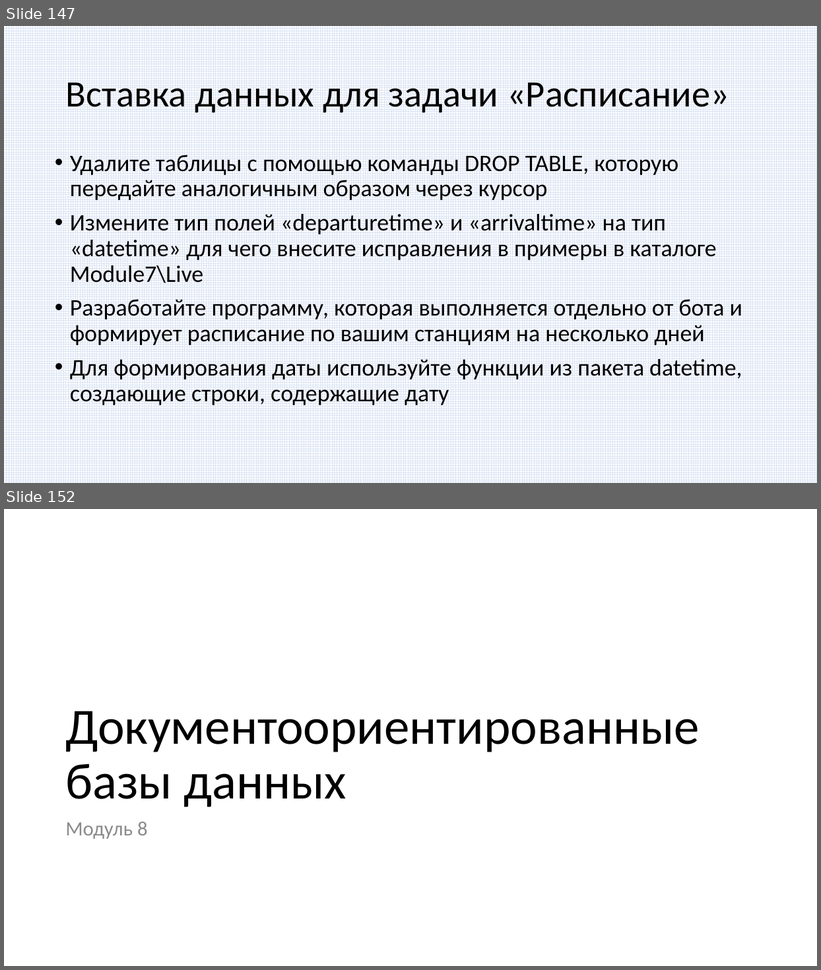
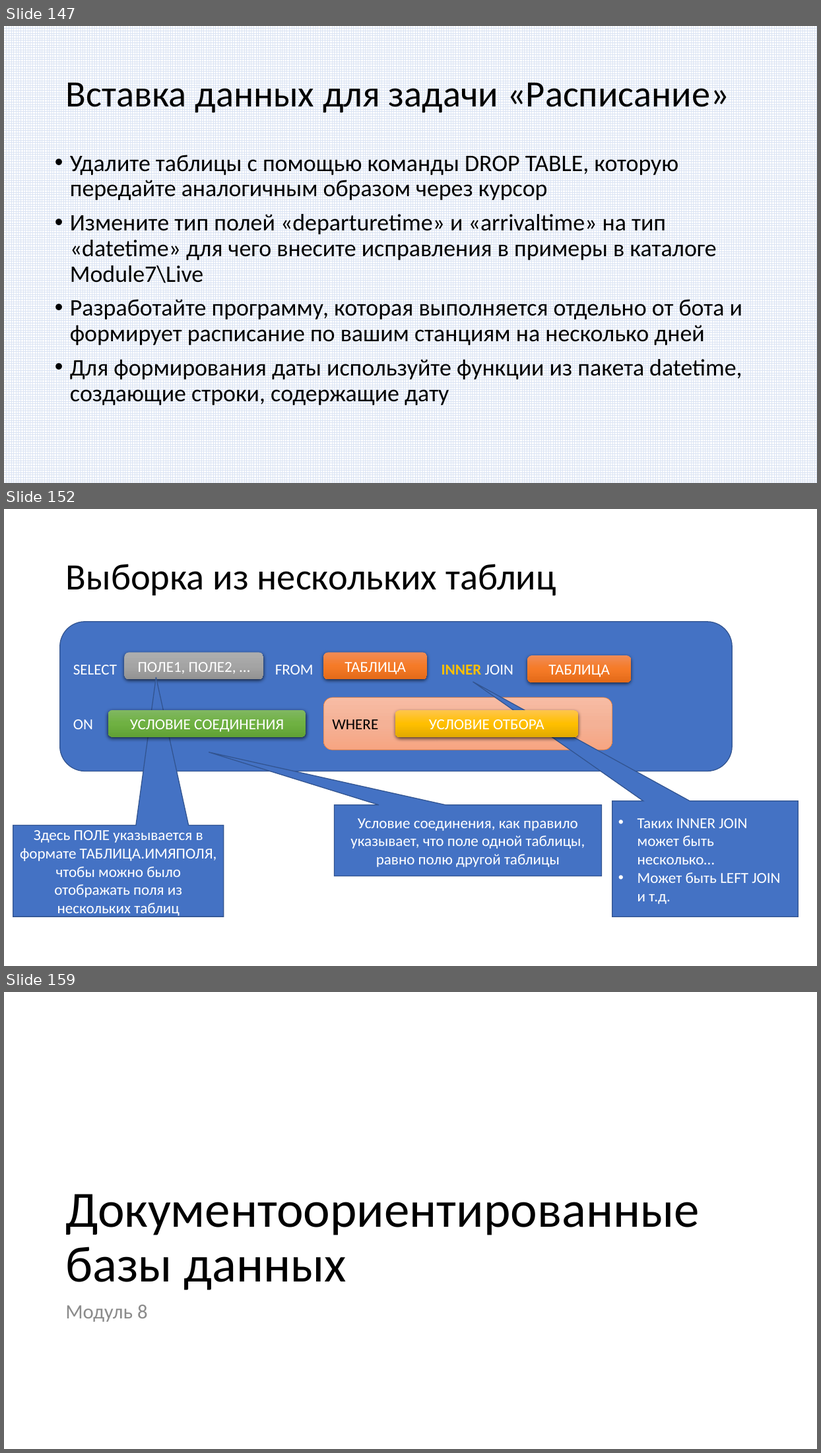
Before and after one commit to paveltsytovich/telegram-course, a slide deck: Presentation/Разработка ботов для телеграмм на Python.pptx. Shown one above the other, each under a label of ours: slides 147 and 152 before the commit, slides 147, 152 and 159 after it; the slides between them are not shown. The pictures are 821x970 and 821x1453 pixels, drawn with LibreOffice and Linux fonts; fonts in the diff are those of the drawing. Boxes give left, top, right and bottom in pixels: in the first picture for what was removed or moved away, otherwise in the second. Text is boxed around its words. In the diff, an @@ line names an element or a change of style, - is before the commit and + after.

```diff
--- a/Presentation/Разработка ботов для телеграмм на Python.pptx
+++ b/Presentation/Разработка ботов для телеграмм на Python.pptx
@@ slide 152 added at (4,509,817,966), background #FFFFFF @@
@@ title added at (66,564,556,596), 44 pt, text #000000 @@
+Выборка из нескольких таблиц
@@ rounded rectangle added at (60,622,733,771), fill #4472C4, outline #325491 1 pt, 18 pt, text #FFFFFF @@
+SELECT FROM INNER JOIN
+ON
@@ rounded rectangle added at (124,652,263,679), fill gradient #AFAFAF to #A5A5A5 to #939393, 18 pt, text #FFFFFF @@
+ПОЛЕ1, ПОЛЕ2, …
@@ rounded rectangle added at (323,652,427,679), fill gradient #F18C57 to #F67B28 to #E56C19, 18 pt, text #FFFFFF @@
+ТАБЛИЦА
@@ rounded rectangle added at (528,656,632,682), fill gradient #F18C57 to #F67B28 to #E56C19, 18 pt, text #FFFFFF @@
+ТАБЛИЦА
@@ rounded rectangle added at (323,698,612,750), fill gradient #F7BDA5 to #F5B196 to #F8A582, outline #ED7D31 0.5 pt, 18 pt, text #000000 @@
+WHERE
@@ rounded rectangle added at (108,710,306,737), fill gradient #81B861 to #6FB242 to #62A336, 18 pt, text #FFFFFF @@
+УСЛОВИЕ СОЕДИНЕНИЯ
@@ rounded rectangle added at (395,710,579,737), fill gradient #FFC64B to #FFC000 to #E3AB00, 18 pt, text #FFFFFF @@
+УСЛОВИЕ ОТБОРА
@@ speech box added at (335,805,602,877), fill #4472C4, outline #325491 1 pt, 18 pt, text #FFFFFF @@
+Условие соединения, как правило указывает, что поле одной таблицы, равно полю другой таблицы
@@ speech box added at (612,801,798,917), fill #4472C4, outline #325491 1 pt, 18 pt, text #FFFFFF @@
+• Таких INNER JOIN может быть несколько…
+• Может быть LEFT JOIN и т.д.
@@ speech box added at (13,826,224,917), fill #4472C4, outline #325491 1 pt, 18 pt, text #FFFFFF @@
+Здесь ПОЛЕ указывается в формате ТАБЛИЦА.ИМЯПОЛЯ, чтобы можно было отображать поля из нескольких таблиц
@@ what was slide 152 is now slide 159 @@
```
Also in this commit, not shown: 4 slides changed, 6 other slides added.
